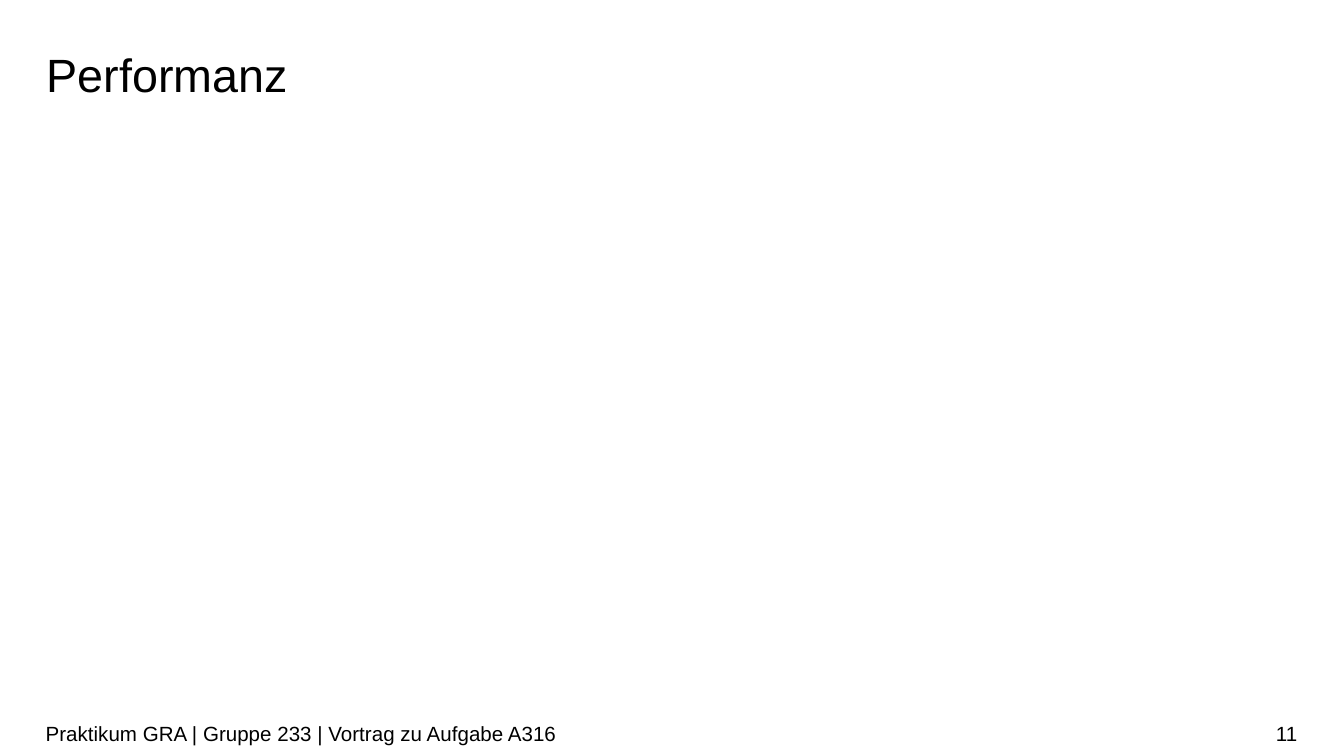
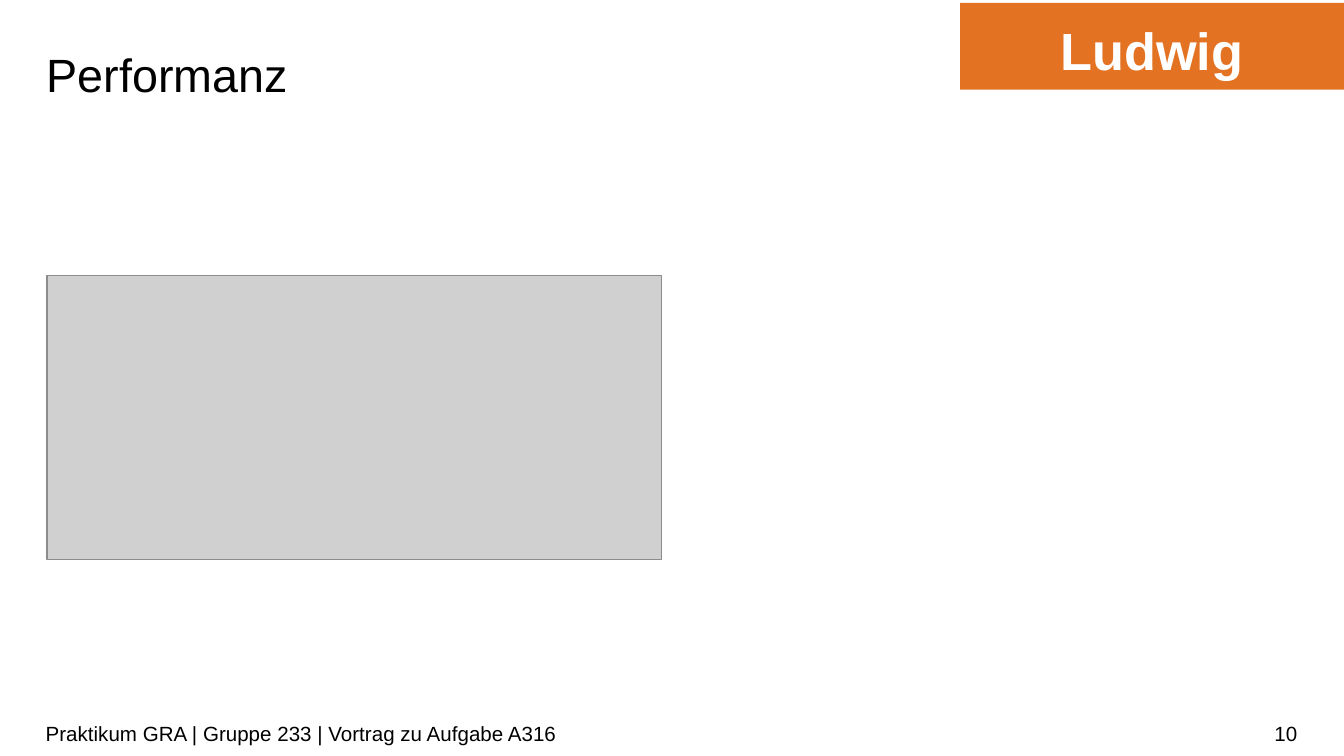
Before and after one commit to ludwiggr/ArSinH, a slide deck: slide 10 of Vortrag/Vortrag.pptx (slide 11 before the commit). Drawn at 1344x756 pixels with LibreOffice and Linux fonts; fonts in the diff are those of the drawing; grey boxes stand for pictures; background and template pictures are left out. Boxes give left, top, right and bottom in pixels: in the first picture for what was removed or moved away, otherwise in the second. Text is boxed around its words. In the diff, an @@ line names an element or a change of style, - is before the commit and + after.

```diff
--- a/Vortrag/Vortrag.pptx
+++ b/Vortrag/Vortrag.pptx
@@ rectangle added at (960, 3, 1344, 89), fill #E37222, 28 pt, text #FFFFFF, bold @@
+Ludwig
@@ picture added at (47, 276, 661, 559) @@
@@ page number at (1274, 726, 1297, 742): text changed @@
-11
+10
```
Also in this commit, not shown: 12 other slides changed, 4 slides added, 1 slide removed.
